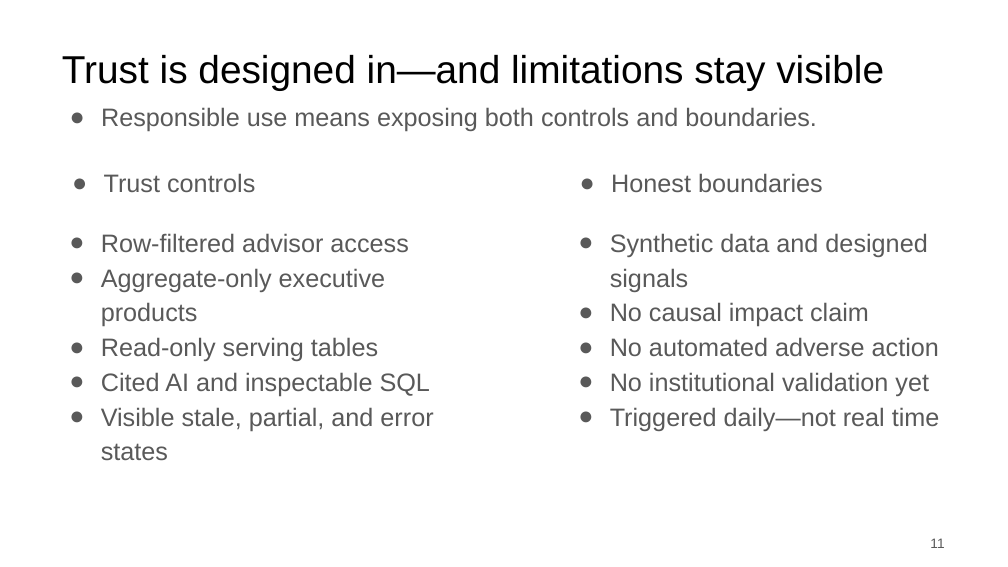
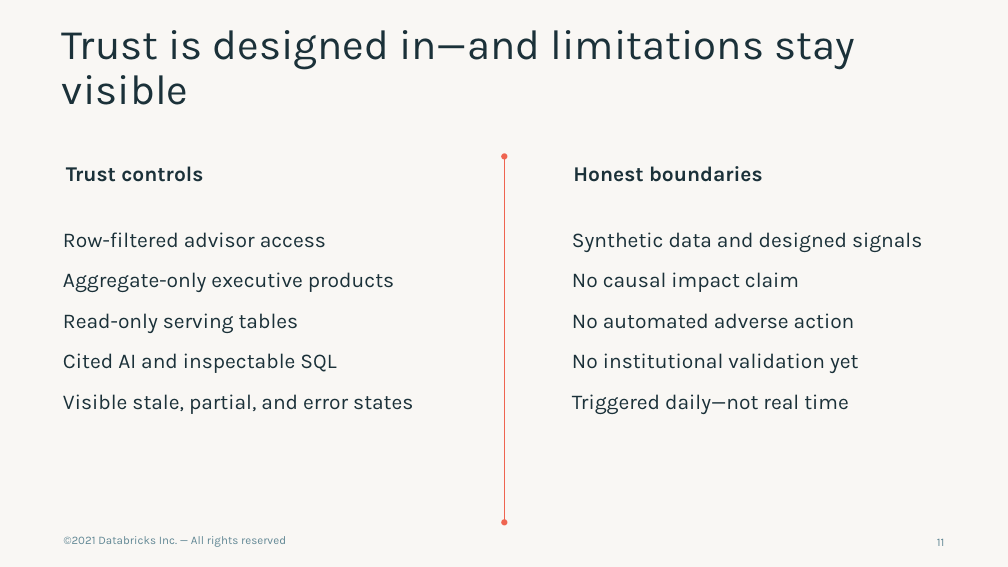
Before and after one commit to scottDBX1886/fe-bar-build, a slide deck: slide 11 of docs/presentation/student-retention.pptx. Drawn at 1008x567 pixels with LibreOffice and Linux fonts; fonts in the diff are those of the drawing; background and template pictures are left out. Boxes give left, top, right and bottom in pixels: in the first picture for what was removed or moved away, otherwise in the second. Text is boxed around its words. In the diff, an @@ line names an element or a change of style, - is before the commit and + after.

```diff
--- a/docs/presentation/student-retention.pptx
+++ b/docs/presentation/student-retention.pptx
@@ background #FFFFFF to #F9F7F4 @@
@@ title "Trust is designed in—and limitations ..." at <box>62,30,854,105</box>: size 37 to 40 pt, font Arial to Karla, text colour #000000 to #1B3139; line spacing 1 to 0.9 @@
@@ subtitle removed at <box>101,107,817,131</box> @@
-● Responsible use means exposing both controls and boundaries.
@@ subtitle "Trust controls" at <box>66,166,203,182</box>: size 24 to 20 pt, font Arial to Karla, text colour #595959 to #1B3139, bold on; bullet ● to none; line spacing 1.15 to 0.9; more space between paragraphs @@
@@ double arrow added from (504, 157) to (504, 523), #EF6450 0.75 pt @@
@@ subtitle "Honest boundaries" at <box>573,166,763,182</box>: size 24 to 20 pt, font Arial to Karla, text colour #595959 to #1B3139, bold on; bullet ● to none; line spacing 1.15 to 0.9; more space between paragraphs @@
@@ text "Row-filtered advisor access" at <box>63,232,413,414</box>: size 24 to 20 pt, font Arial to Karla, text colour #595959 to #1B3139; bullet ● to none; more space between paragraphs @@
@@ text "Synthetic data and designed signals" at <box>572,232,922,414</box>: size 24 to 20 pt, font Arial to Karla, text colour #595959 to #1B3139; bullet ● to none; more space between paragraphs @@
@@ text added at <box>64,536,286,547</box>, 11 pt, text #618794 @@
+©2021 Databricks Inc. — All rights reserved
@@ page number at <box>937,539,945,546</box>: size 13 to 11 pt, font Arial to Karla, text colour #595959 to #618794 @@
```
Also in this commit, not shown: 10 other slides changed, 1 slide added, 1 slide removed, 3 other files.
